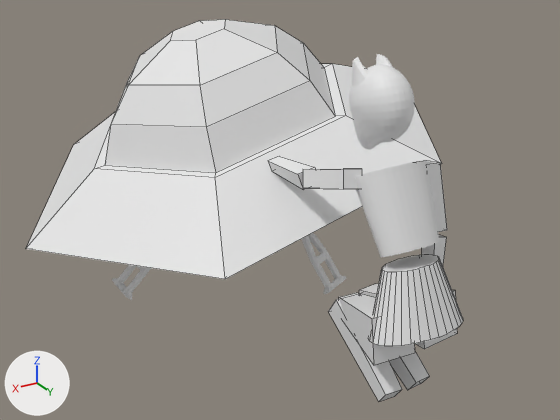
Before and after pictures for a commit that changed the Blender file src/scene.blend.
Before and after are seen from a camera (50 mm lens) standing at (1.82, 3.524, 2.014) and looking at (-0.007, 0.48, 0.492). Every picture has the same lights, and +X, +Y and +Z are marked at lower left. The first picture is the older version. Mesh edges are drawn as thin lines on the coarser meshes.

The first picture shows 'Enola', 'enola-head', 'enola-left-hand', 'enola-left-high-hand', 'enola-left-leg.001', 'enola-left-low-leg.002', 'enola-right-hand', 'enola-right-low-leg', 'enola-top', 'fix', 'fix.001', 'ufo' and 2 more.
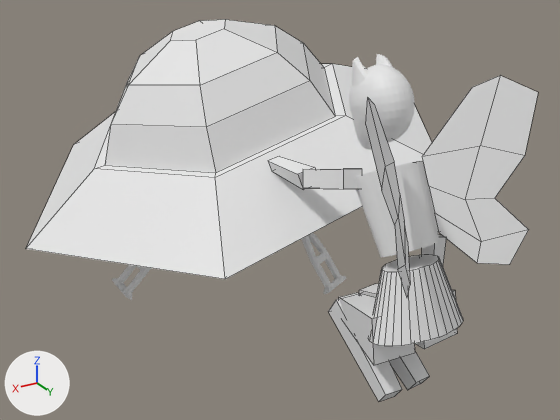
Commit message: wip: добавить крылья

Edits to the bpy script that builds the scene:
```text
Add mat_material_002:
    mat_material_002 = bpy.data.materials.new('Material.002')
Add me_plane_002:
    me_plane_002.from_pydata([(0.006, -0.015, -0.183), (0.175, 0.13, -0.358), (0.155, 0.187, 0.314), (0.315, 0.334, 0.233), (0.0, 0.0, 0.0), (0.166, 0.15, -0.103), (0.258, 0.254, 0.022), (-0.004, 0.01, 0.115), (0.003, -0.009, -0.105), (0.238, 0.204, -0.245), (0.092, 0.053, -0.327), (0.23, 0.262, 0.328), (0.088, 0.077, -0.083), (0.15, 0.158, 0.099), (0.112, 0.081, -0.251)], [], [(13, 6, 3, 11), (14, 9, 5, 12), (12, 5, 6, 13), (10, 1, 9, 14), (0, 10, 14, 8), (4, 12, 13, 7), (8, 14, 12, 4), (7, 13, 11, 2)])
    me_plane_002.materials.append(mat_material_002)
Add ob_enola_wings:
    ob_enola_wings = bpy.data.objects.new('enola-wings', me_plane_002)
    ob_enola_wings.parent = ob_enola_top
    ob_enola_wings.matrix_parent_inverse = Matrix(((0.0, 0.804, 0.00277, -1.112), (-0.804, 0.0, 0.0, -0.0035), (0.0, -0.00277, 0.804, -0.959), (0.0, 0.0, 0.0, 1.0)))
    ob_enola_wings.location = (0.0662, 1.491, 1.419)
    _m = ob_enola_wings.modifiers.new('Mirror', 'MIRROR')
    _m.use_axis = (False, True, False)
    _m.mirror_object = ob_enola_top
```

Where the change shows, as pixel boxes [x1, y1, x2, y2] in the pictures (560 x 420 px):
'enola-wings', added: after [366, 75, 538, 297]
